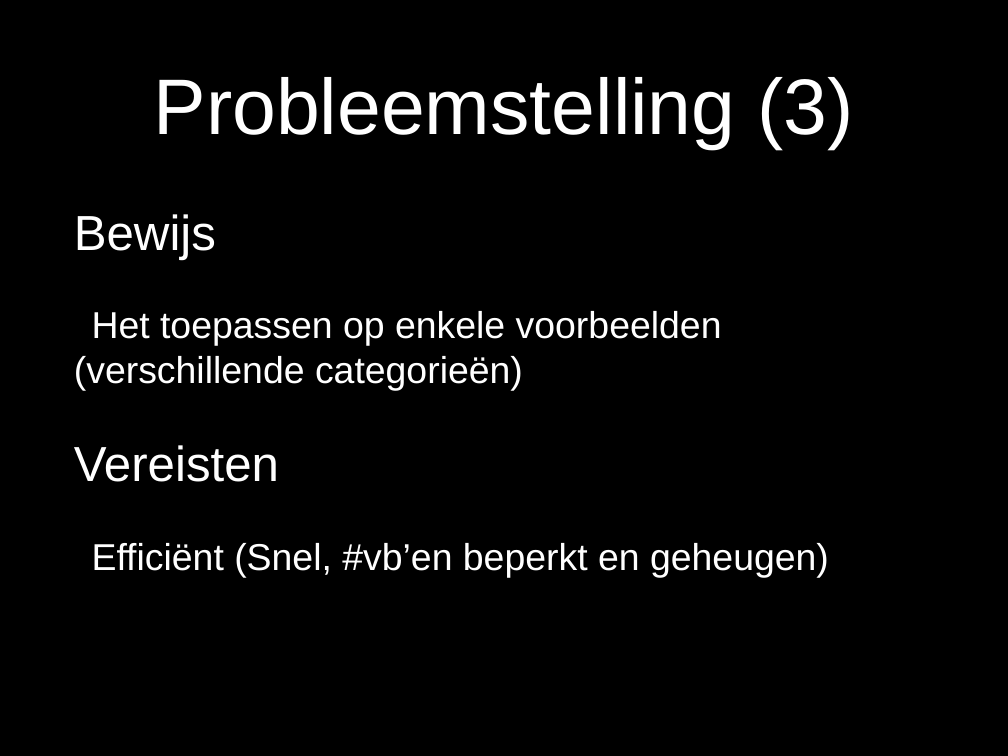
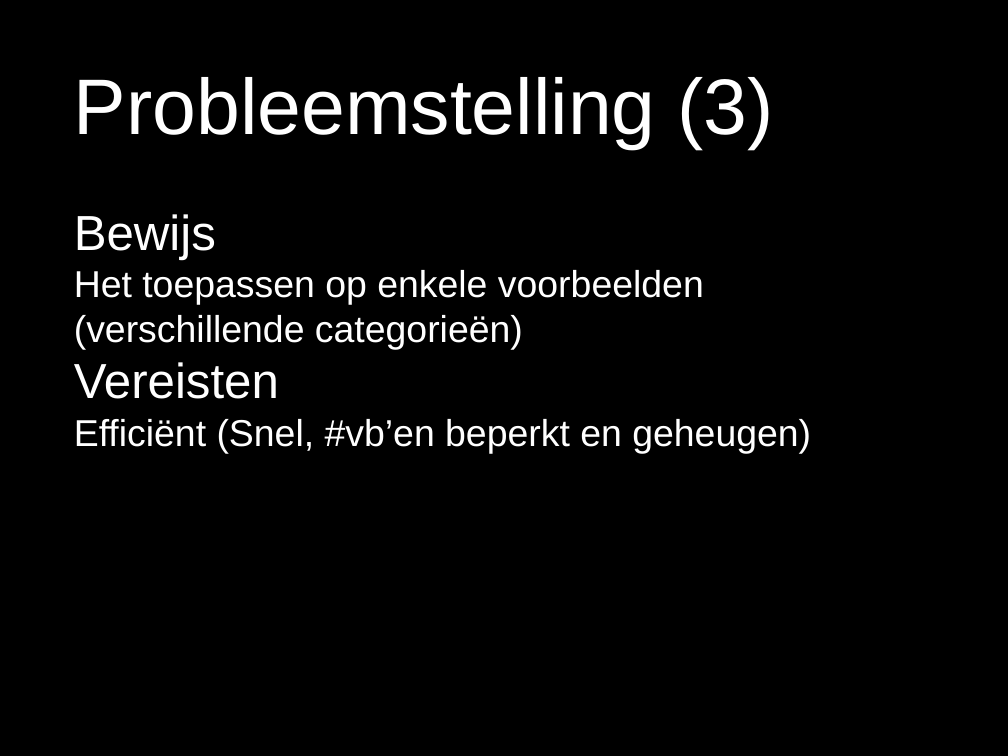
Before and after one commit to TomDeGroote/Bachelorproef, a slide deck: slide 4 of Probleemstelling/Presentatie/Probleemstelling.pptx. Drawn at 1008x756 pixels with LibreOffice and Linux fonts; fonts in the diff are those of the drawing. Boxes give left, top, right and bottom in pixels: in the first picture for what was removed or moved away, otherwise in the second. Text is boxed around its words. In the diff, an @@ line names an element or a change of style, - is before the commit and + after.

```diff
--- a/Probleemstelling/Presentatie/Probleemstelling.pptx
+++ b/Probleemstelling/Presentatie/Probleemstelling.pptx
@@ text "Probleemstelling (3)" at <box>74,77,773,150</box>: alignment centre to left @@
@@ text "Bewijs" at <box>74,214,811,453</box>: less space between paragraphs; list level 2 to 1 in "Het toepassen op enkele voorbeelden ..."; list level 2 to 1 in "Efficiënt (Snel, #vb’en beperkt en ..." @@
```
Also in this commit, not shown: 3 other slides changed, 3 other files.
